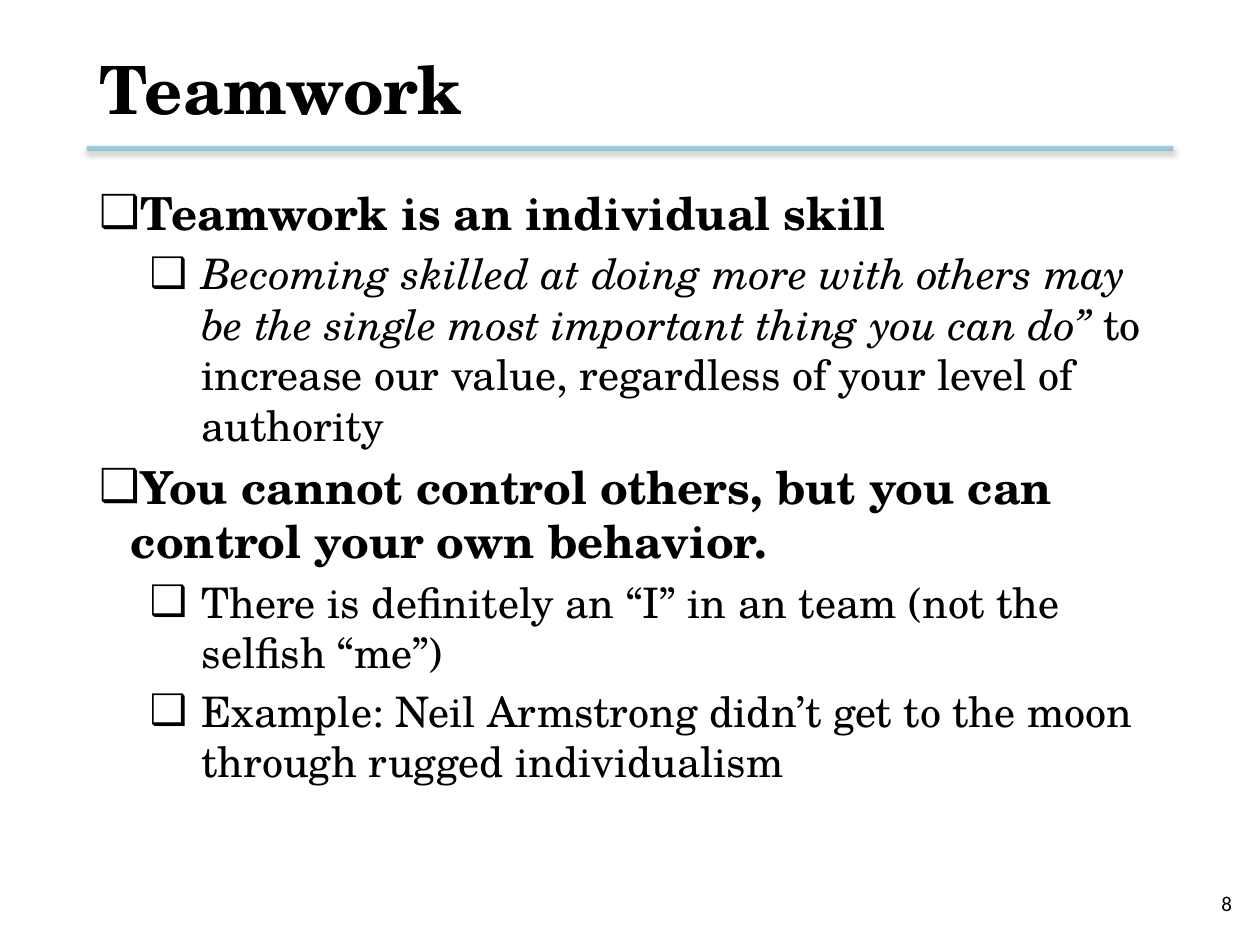
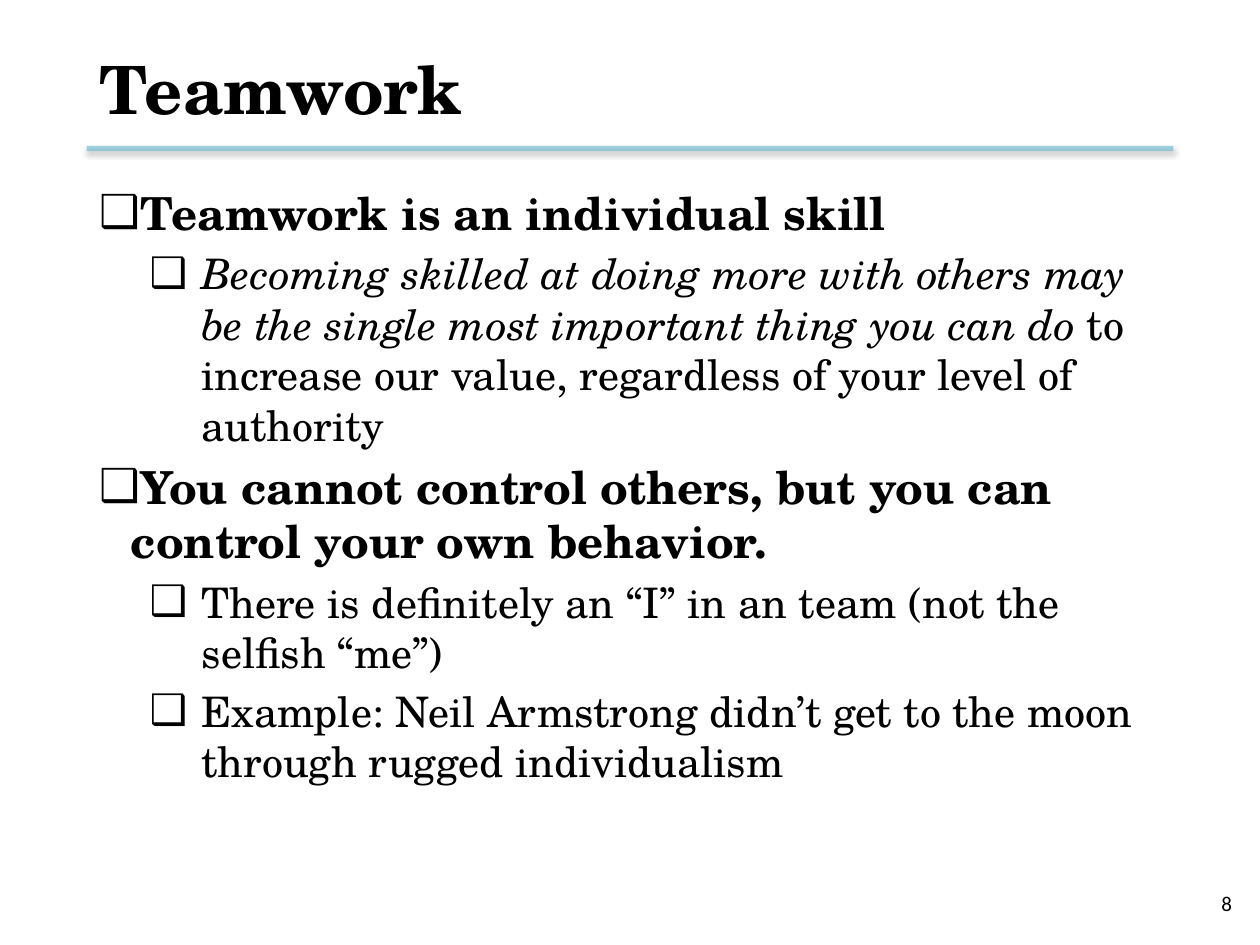
Before and after one commit to tsung-wei-huang/cs3992, a slide deck: slide 8 of slides/lecture2.pptx. Drawn at 1260x945 pixels with LibreOffice and Linux fonts; fonts in the diff are those of the drawing; background and template pictures are left out. Boxes give left, top, right and bottom in pixels: in the first picture for what was removed or moved away, otherwise in the second. Text is boxed around its words. In the diff, an @@ line names an element or a change of style, - is before the commit and + after.

```diff
--- a/slides/lecture2.pptx
+++ b/slides/lecture2.pptx
@@ text at [202, 258, 1125, 450]: text changed @@
-  ❑ Becoming skilled at doing more with others may be the single most important thing you can do” to increase our value, regardless of your level of authority
+  ❑ Becoming skilled at doing more with others may be the single most important thing you can do to increase our value, regardless of your level of authority
```
Also in this commit, not shown: 4 other slides changed, 1 other file.
